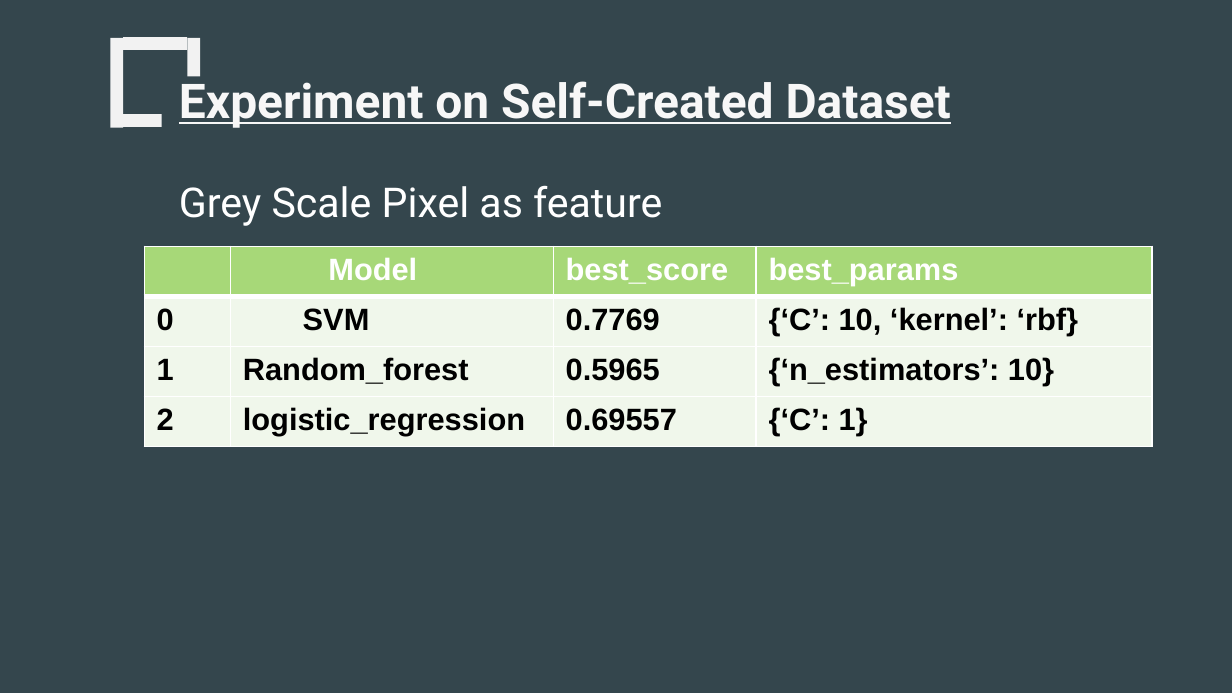
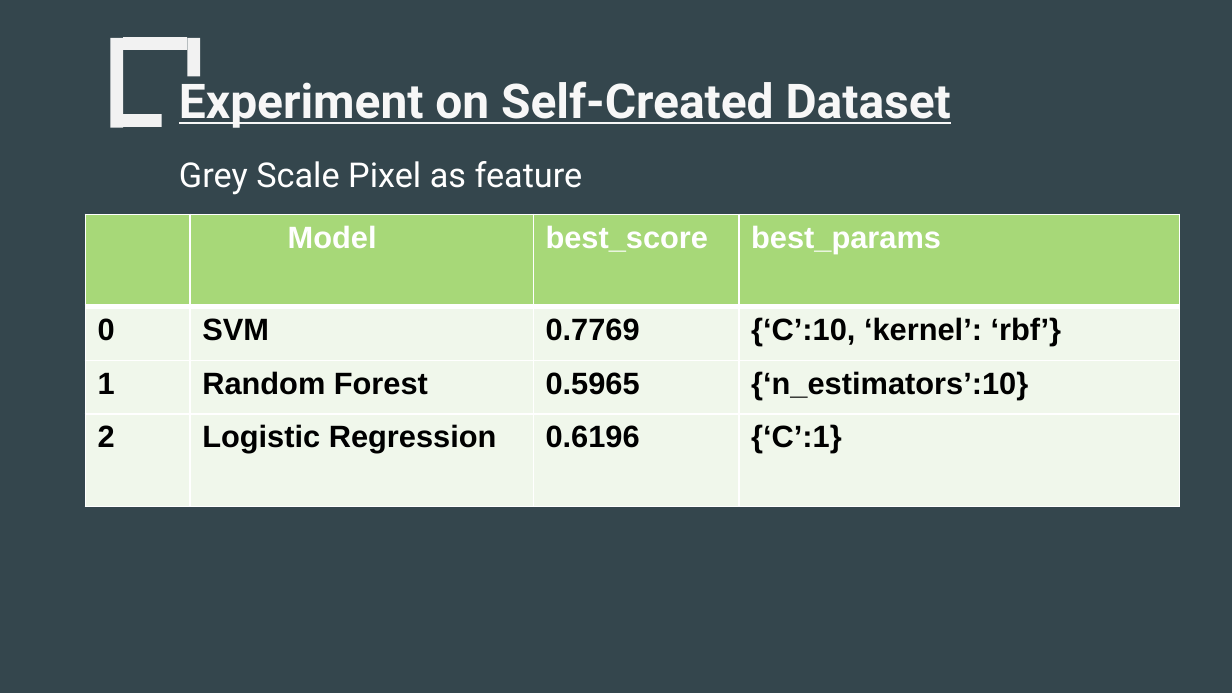
Before and after one commit to pawanagraharii/Facial-Emotion-Recognition-Using-Machine-Learning, a slide deck: slide 20 of PresentationSlides/230277162_PawanAgrahari_PresentationSlide_FacialEmotionDetectionUsingMachineLearning_2024.pptx (slide 23 before the commit). Drawn at 1232x693 pixels with LibreOffice and Linux fonts; fonts in the diff are those of the drawing. Boxes give left, top, right and bottom in pixels: in the first picture for what was removed or moved away, otherwise in the second. Text is boxed around its words. In the diff, an @@ line names an element or a change of style, - is before the commit and + after.

```diff
--- a/PresentationSlides/230277162_PawanAgrahari_PresentationSlide_FacialEmotionDetectionUsingMachineLearning_2024.pptx
+++ b/PresentationSlides/230277162_PawanAgrahari_PresentationSlide_FacialEmotionDetectionUsingMachineLearning_2024.pptx
@@ text "Grey Scale Pixel as feature": place and size @@
-text "Grey Scale Pixel as feature" at box(179, 185, 662, 226)
+text "Grey Scale Pixel as feature" at box(179, 161, 583, 195)
@@ text "Grey Scale Pixel as feature" at box(179, 161, 583, 195): size 24 to 20 pt @@
@@ table at box(85, 214, 1180, 506) @@
-row 2, column 4: {‘C’: 10, ‘kernel’: ‘rbf}
+row 2, column 4: {‘C’:10, ‘kernel’: ‘rbf’}
-row 3, column 2: Random_forest
+row 3, column 2: Random Forest
-row 3, column 4: {‘n_estimators’: 10}
+row 3, column 4: {‘n_estimators’:10}
-row 4: 2 | logistic_regression | 0.69557 | {‘C’: 1}
+row 4: 2 | Logistic Regression | 0.6196 | {‘C’:1}
@@ table: place and size @@
-table at box(144, 246, 1152, 446)
+table at box(85, 214, 1180, 506)
```
Also in this commit, not shown: 13 other slides changed, 12 slides added, 15 slides removed, 1 other file.
